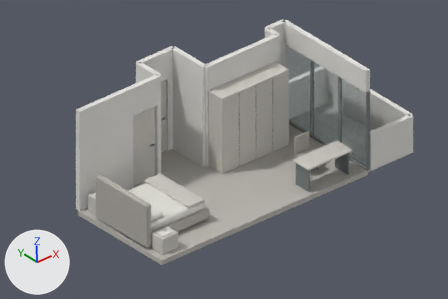
A saved change to the Blender file sites/bedroom-a/bedroom-a-v1.blend.
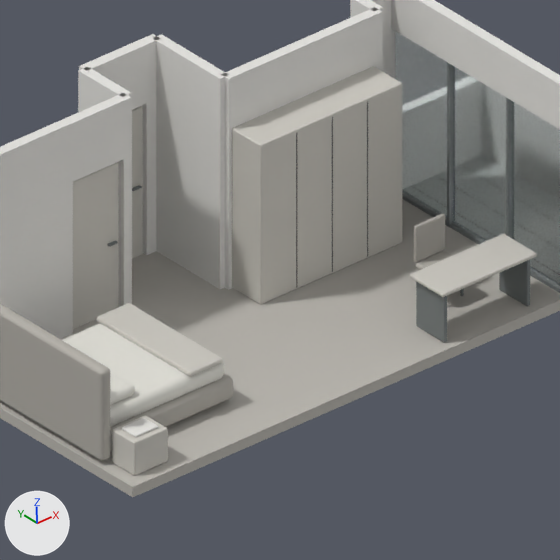
Each version appears first from the file's camera '02 OVERVIEW cutaway', and next in a close-up on the part from 22% to 81% of the width and 10% to 99% of the height. The lights are fixed; the arrows at lower left show +X, +Y and +Z. The older version's two pictures come first.

The first close-up shows 'balcony glass', 'balcony glass.001', 'balcony glass.002', 'balcony header', 'bath wall solid', 'bathroom door placeholder', 'headboard left wall', 'mattress 180 x 200', 'neighbor boundary', 'north stepped boundary', 'proposed wardrobe north', 'room floor, approximate outline' and 24 more.
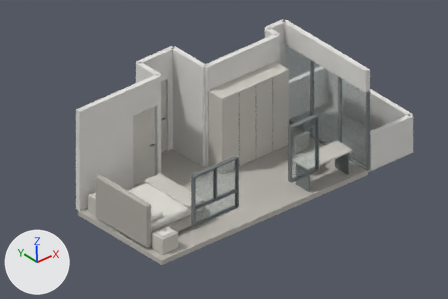
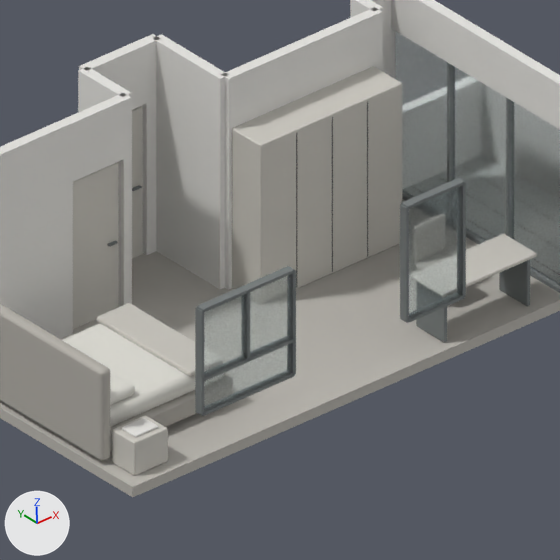
Commit message: Correct bedroom window frames to upper pair and lower single pane

Where the newer file only moved an object's origin or applied its transform, the numbers keep the older frame.

Changed parts and their boxes [x1, y1, x2, y2] in the close-ups (560 x 560 px):
'narrow window glass', shown: after [409, 187, 460, 316]
'wide window upper left glass', added: after [204, 295, 245, 375]
'wide window upper right glass', added: after [250, 275, 290, 355]
'wide window lower single glass', added: after [204, 344, 290, 410]
'narrow window jamb', shown: after [400, 204, 409, 322]
'wide window jamb', shown: after [195, 308, 204, 415]
'wide window rail.001', shown: after [197, 266, 295, 313]
'narrow window jamb.001', shown: after [460, 182, 466, 297]
'wide window jamb.001', shown: after [290, 270, 296, 374]
'narrow window rail.001', shown: after [401, 178, 464, 209]
'wide window rail', shown: after [198, 372, 295, 416]
'wide window transom', added: after [203, 338, 295, 382]
'narrow window rail', shown: after [404, 295, 464, 323]
'wide window jamb.002', shown: after [245, 292, 250, 359]

Patch to the scene script:
```diff
--- a/sites/bedroom-a/bedroom-a-v1.blend.py
+++ b/sites/bedroom-a/bedroom-a-v1.blend.py
@@ me_cube_104 @@
+me_cube_104.from_pydata(...)  # a box spanning x -0.352..0.352, y -0.005..0.005, z -0.478..0.478
+me_cube_104.materials.append(mat_10_glass)  # white #edf6f8
@@ me_cube_102 @@
+me_cube_102.from_pydata(...)  # a box spanning x -0.728..0.728, y -0.005..0.005, z -0.228..0.228
+me_cube_102.materials.append(mat_10_glass)  # white #edf6f8
@@ ob_wide_window_jamb @@
 ob_wide_window_jamb.location = (1.1, 0.0, 1.4)
-ob_wide_window_jamb.hide_set(True)
@@ ob_wide_window_jamb_001 @@
 ob_wide_window_jamb_001.location = (2.6, 0.0, 1.4)
-ob_wide_window_jamb_001.hide_set(True)
@@ ob_wide_window_jamb_002 @@
 ob_wide_window_jamb_002.location = (1.85, 0.0, 1.4)
-ob_wide_window_jamb_002.hide_set(True)
@@ ob_wide_window_rail @@
 ob_wide_window_rail.location = (1.85, 0.0, 0.65)
-ob_wide_window_rail.hide_set(True)
@@ ob_wide_window_rail_001 @@
 ob_wide_window_rail_001.location = (1.85, 0.0, 2.15)
-ob_wide_window_rail_001.hide_set(True)
@@ ob_narrow_window_jamb @@
 ob_narrow_window_jamb.location = (4.45, 0.0, 1.52)
-ob_narrow_window_jamb.hide_set(True)
@@ ob_narrow_window_jamb_001 @@
 ob_narrow_window_jamb_001.location = (5.38, 0.0, 1.52)
-ob_narrow_window_jamb_001.hide_set(True)
@@ ob_narrow_window_rail @@
 ob_narrow_window_rail.location = (4.92, 0.0, 0.7)
-ob_narrow_window_rail.hide_set(True)
@@ ob_narrow_window_rail_001 @@
 ob_narrow_window_rail_001.location = (4.92, 0.0, 2.35)
-ob_narrow_window_rail_001.hide_set(True)
@@ ob_narrow_window_glass @@
 ob_narrow_window_glass.location = (4.92, 0.0, 1.52)
-ob_narrow_window_glass.hide_set(True)
@@ ob_wide_window_upper_right_glass @@
+ob_wide_window_upper_right_glass = bpy.data.objects.new('wide window upper right glass', me_cube_104)
+ob_wide_window_upper_right_glass.location = (2.23, 0.0, 1.65)
@@ ob_wide_window_upper_left_glass @@
+ob_wide_window_upper_left_glass = bpy.data.objects.new('wide window upper left glass', me_cube_104.copy())
+ob_wide_window_upper_left_glass.location = (1.48, 0.0, 1.65)
@@ ob_wide_window_lower_single_glass @@
+ob_wide_window_lower_single_glass = bpy.data.objects.new('wide window lower single glass', me_cube_102)
+ob_wide_window_lower_single_glass.location = (1.85, 0.0, 0.9)
@@ ob_wide_window_transom @@
+ob_wide_window_transom = bpy.data.objects.new('wide window transom', me_cube_025.copy())  # the mesh of ob_wide_window_rail_001
+ob_wide_window_transom.location = (1.85, 0.0, 1.15)
```
